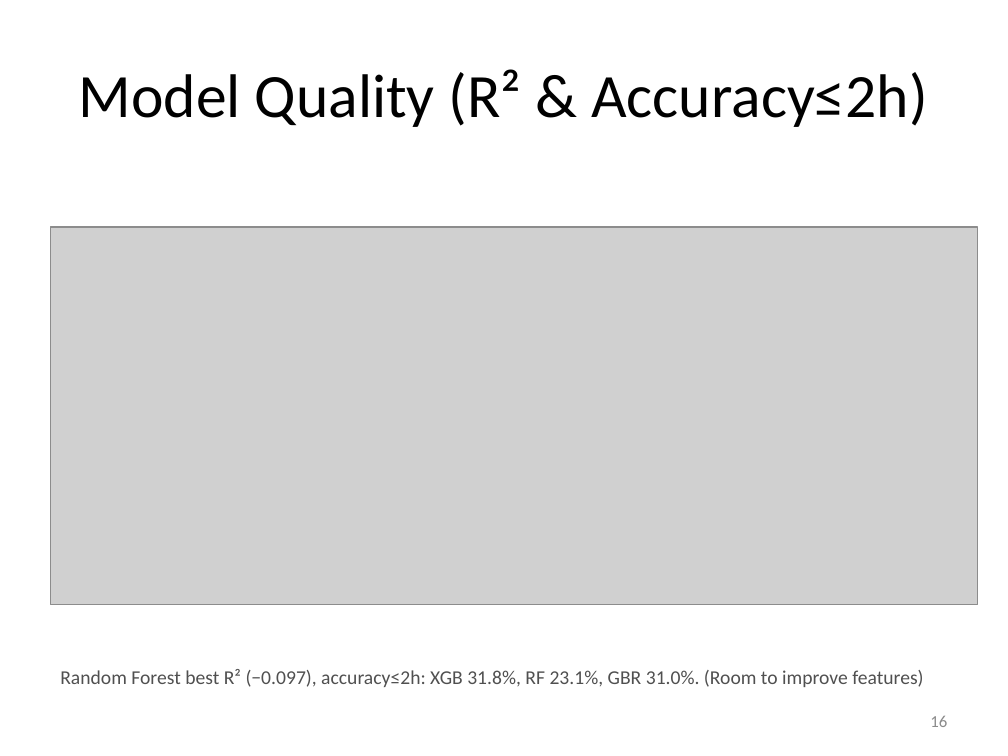
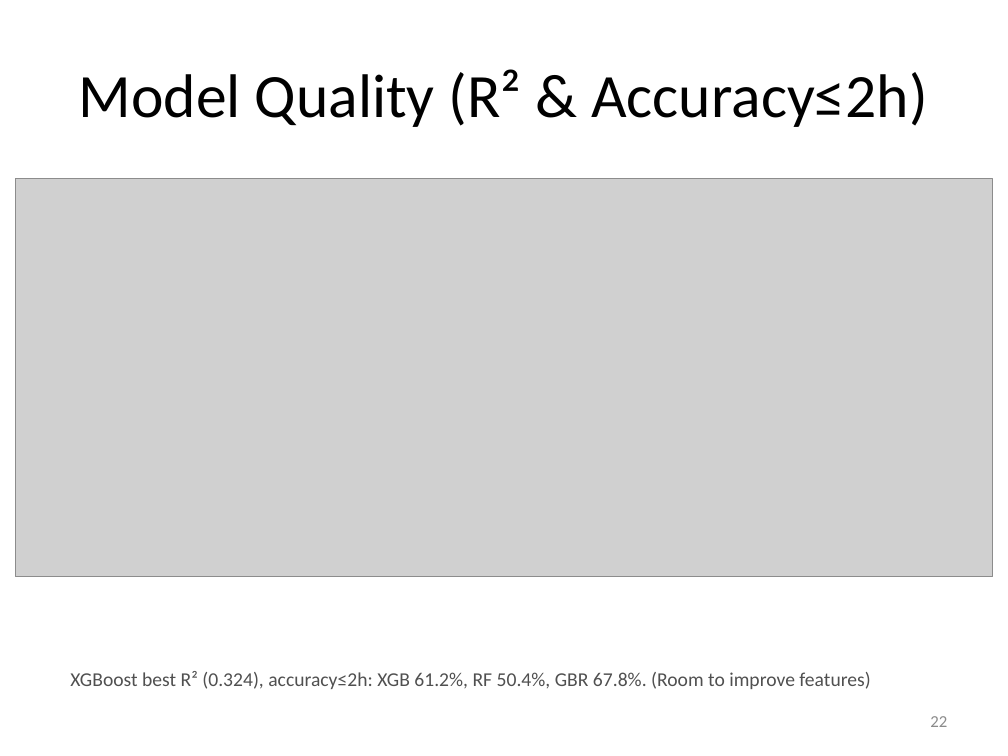
Before and after one commit to shohaghcsesust/BigData-MSProject, a slide deck: slide 22 of BigData_Project_Pro Serv 360.pptx (slide 16 before the commit). Drawn at 1008x756 pixels with LibreOffice and Linux fonts; fonts in the diff are those of the drawing; grey boxes stand for pictures. Boxes give left, top, right and bottom in pixels: in the first picture for what was removed or moved away, otherwise in the second. Text is boxed around its words. In the diff, an @@ line names an element or a change of style, - is before the commit and + after.

```diff
--- a/BigData_Project_Pro Serv 360.pptx
+++ b/BigData_Project_Pro Serv 360.pptx
@@ picture: place and size @@
-picture at box(50, 227, 978, 605)
+picture at box(15, 179, 993, 578)
@@ text at box(70, 671, 870, 689): text changed @@
-Random Forest best R² (−0.097), accuracy≤2h: XGB 31.8%, RF 23.1%, GBR 31.0%. (Room to improve features)
+XGBoost best R² (0.324), accuracy≤2h: XGB 61.2%, RF 50.4%, GBR 67.8%. (Room to improve features)
@@ page number at box(930, 716, 947, 727): text changed @@
-16
+22
```
Also in this commit, not shown: 8 other slides changed, 10 slides added, 1 slide removed, 2 other files.
